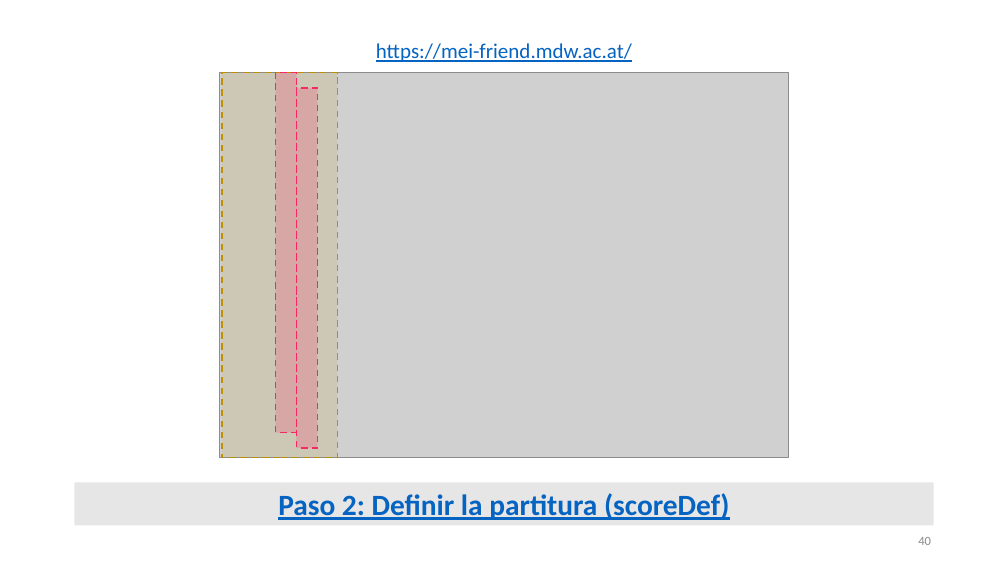
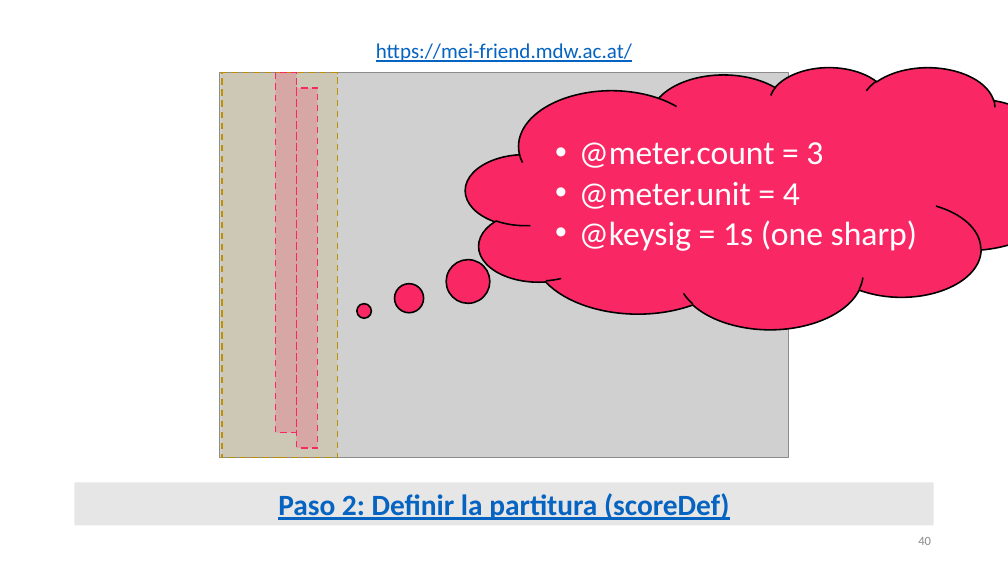
Before and after one commit to martha-thomae/Taller_de_codificacion_en_MEI, a slide deck: slide 40 of Taller_TEI2024_MThomae.pptx. Drawn at 1008x567 pixels with LibreOffice and Linux fonts; fonts in the diff are those of the drawing; grey boxes stand for pictures. Boxes give left, top, right and bottom in pixels: in the first picture for what was removed or moved away, otherwise in the second. Text is boxed around its words. In the diff, an @@ line names an element or a change of style, - is before the commit and + after.

```diff
--- a/Taller_TEI2024_MThomae.pptx
+++ b/Taller_TEI2024_MThomae.pptx
@@ thought cloud added at (466,67,1008,329), fill #FA2765, outline #000000 1.5 pt, 32 pt, text #FFFFFF @@
+• @meter.count = 3
+• @meter.unit = 4
+• @keysig = 1s (one sharp)
```
Also in this commit, not shown: 5 other slides changed.
